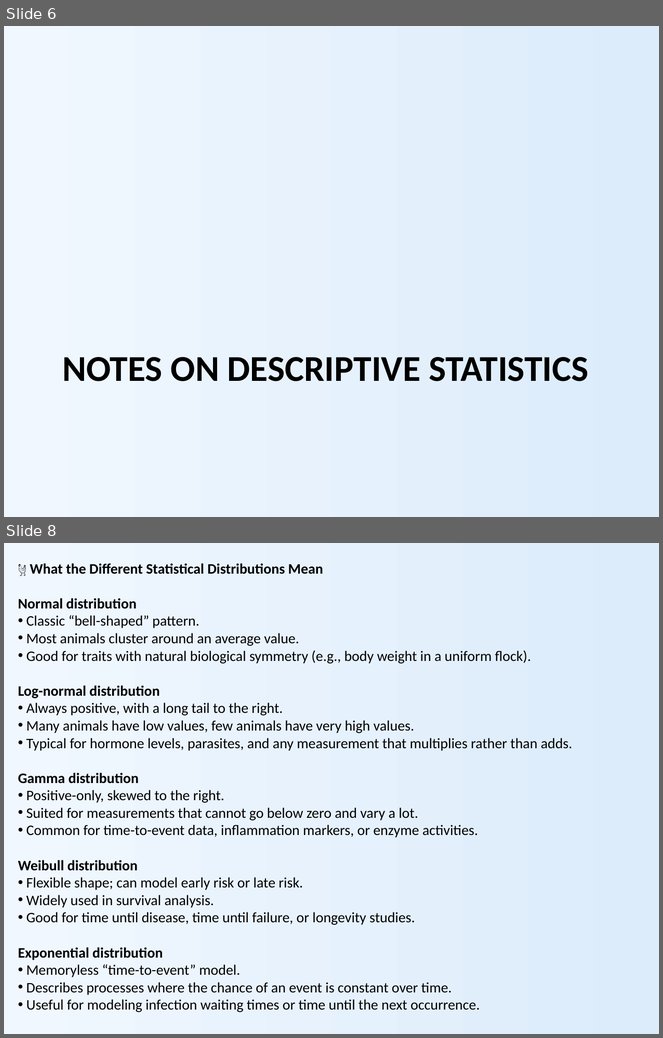
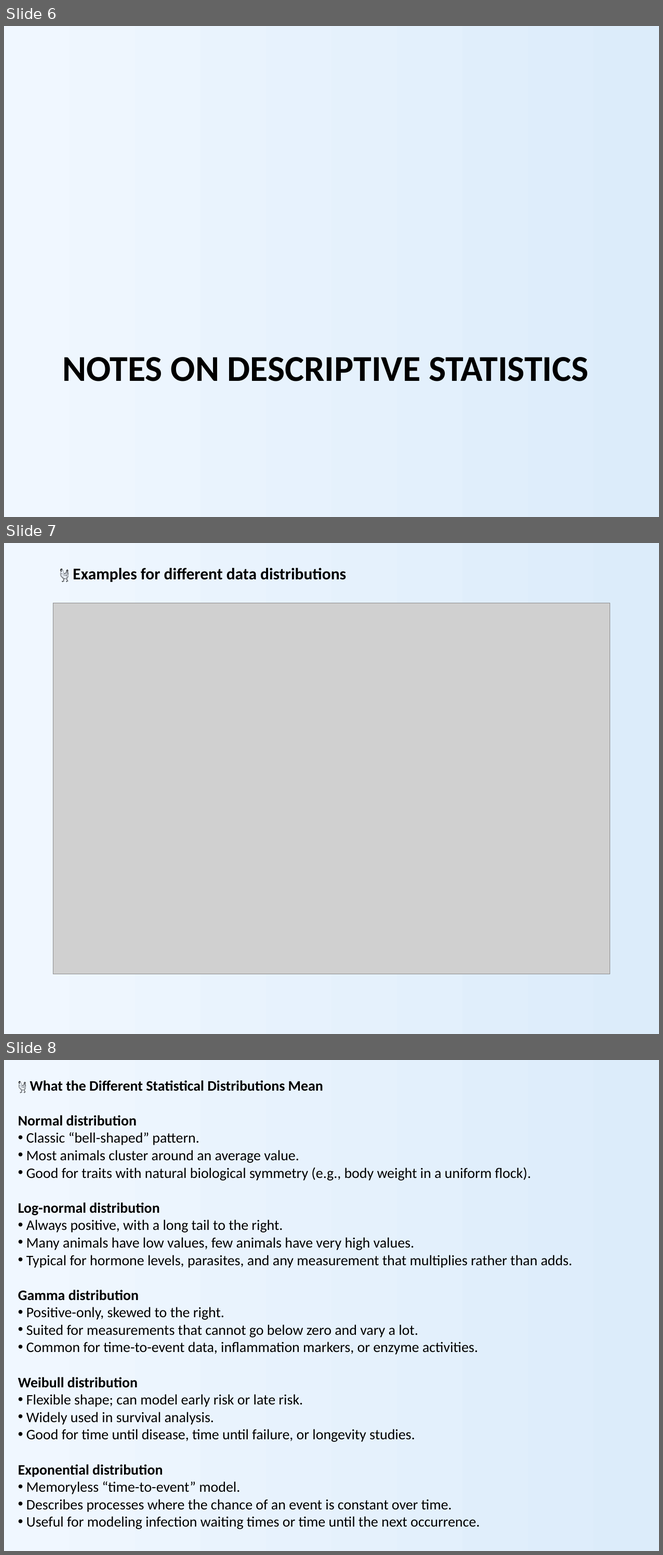
Before and after one commit to nicola-palmieri/TableAnalyzer, a slide deck: presentations/Table_Analyzer_Overview.pptx. Shown one above the other, each under a label of ours: slides 6 and 8 before the commit, slides 6, 7 and 8 after it; the slides between them are not shown. The pictures are 663x1038 and 663x1555 pixels, drawn with LibreOffice and Linux fonts; fonts in the diff are those of the drawing; grey boxes stand for pictures. Boxes give left, top, right and bottom in pixels: in the first picture for what was removed or moved away, otherwise in the second. Text is boxed around its words. In the diff, an @@ line names an element or a change of style, - is before the commit and + after.

```diff
--- a/presentations/Table_Analyzer_Overview.pptx
+++ b/presentations/Table_Analyzer_Overview.pptx
@@ slide 7 added at [4, 543, 659, 1034], background gradient #F0F7FF to #DCECFA @@
@@ text added at [73, 568, 346, 582], 18 pt, text #000000, bold @@
+🐔 Examples for different data distributions
@@ picture added at [53, 603, 610, 975] @@
```
Also in this commit, not shown: 4 other slides added, 1 slide removed, 2 other files.
